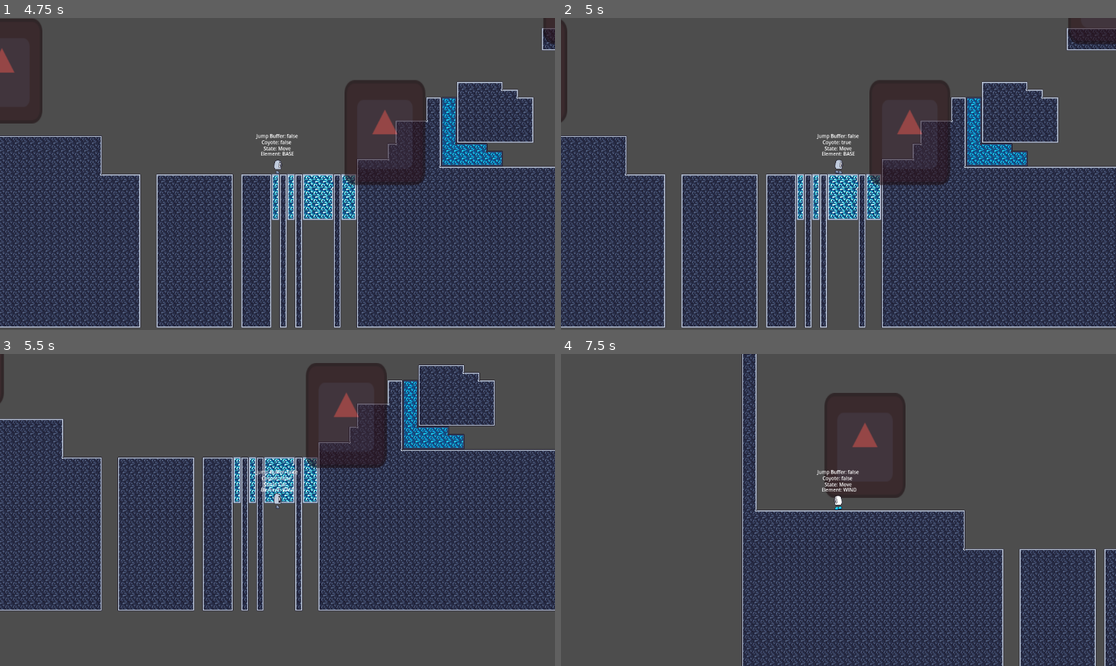
Above: before the commit, frames 1-4 (two rows, left to right).
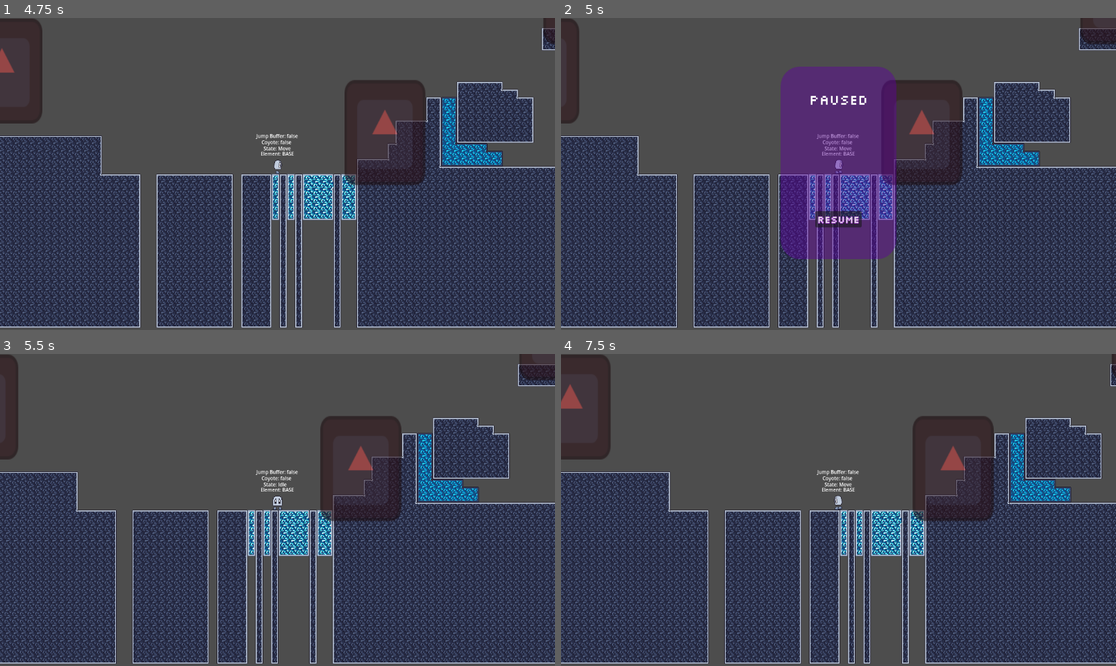
Above: after the commit, the same moments.

Repository: tkm3d1a/Piratesoftware_gamejam15
Game: Godot game, scene res://scenes/ui/start_menu.tscn
The game is run twice, just before and just after one commit, with the same random seed, the same clock (stepped at 60 frames per second) and the same inputs. The engine's default icon, where the game draws it, is replaced by a stand-in: a white triangle on a blue panel in a dark square.
Inputs (mouse positions are in pixels of both pictures, inside the frame that each line leads up to):
- Up to frame 1 (4.75 s): click "START" at 0.5 s; tap Enter at 1.25 s; hold S (transform_base) 1.28-2.03 s; hold D (move_right) 1.28-2.78 s; tap Space (jump) at 1.52, 2.27, 3.5, 3.77, 4.52 s; tap Q (transform_element) at 2.1, 3.6 s; hold A (move_left) 2.78-3.53 s; hold S (transform_base) 2.78-3.53 s; hold D (move_right) from 3.53 s (still down); hold S (transform_base) from 4.28 s (still down)
- Up to frame 2 (5 s): keep holding D (move_right); keep holding S (transform_base); tap Escape (pause) at 4.9 s
- Up to frame 3 (5.5 s): release D (move_right) at 5 s; release S (transform_base) at 5 s; click (277, 556) at 5 s, where only the run after the commit has a clickable "Resume"
- Up to frame 4 (7.5 s): hold A (move_left) 5.78-6.53 s; tap Q (transform_element) at 5.85, 7.35 s; tap Space (jump) at 6.02 s; hold D (move_right) 6.53-7.28 s; hold S (transform_base) 6.53-7.28 s; hold A (move_left) from 7.28 s (still down)

Frame 1 is identical in both runs. In frame 2, 42% of the frame differs, in the area x 0-100%, y 0-100%; in frame 3, 52%; in frame 4, 51%.

Commit message:
enabled pausing

Diff:
--- a/scenes/characters/player/player.tscn
+++ b/scenes/characters/player/player.tscn
@@ -11,6 +11,7 @@
 [ext_resource type="Texture2D" uid="uid://0ydtljb7tcf" path="res://assets/art/character/fire_sprites.png" id="6_w6hdk"]
 [ext_resource type="Script" path="res://scripts/characters/player_states/move.gd" id="6_y10j3"]
 [ext_resource type="Script" path="res://scripts/characters/player_states/fall.gd" id="7_m2wyd"]
+[ext_resource type="PackedScene" uid="uid://cyvbquuov0mr1" path="res://scenes/ui/pause_screen.tscn" id="12_8qjiu"]
 
 [sub_resource type="RectangleShape2D" id="RectangleShape2D_her8j"]
 size = Vector2(18, 29)
@@ -226,3 +227,8 @@
 offset_bottom = -63.0
 theme_override_font_sizes/font_size = 10
 text = "Jump Buffer: <<>>"
+
+[node name="PauseScreen" parent="." instance=ExtResource("12_8qjiu")]
+visible = false
+offset_top = -323.0
+offset_bottom = -323.0
--- a/scenes/ui/pause_screen.tscn
+++ b/scenes/ui/pause_screen.tscn
@@ -1,21 +1,24 @@
-[gd_scene load_steps=3 format=3 uid="uid://cyvbquuov0mr1"]
+[gd_scene load_steps=4 format=3 uid="uid://cyvbquuov0mr1"]
 
+[ext_resource type="Script" path="res://scripts/ui/pause_screen.gd" id="1_plv7l"]
 [ext_resource type="Theme" uid="uid://8wb783ey1y5n" path="res://assets/themes/default_theme.tres" id="1_vkx1k"]
 
 [sub_resource type="StyleBoxFlat" id="StyleBoxFlat_fvh7s"]
-bg_color = Color(0.370974, 0.00154866, 0.631857, 0.196078)
+bg_color = Color(0.372549, 0, 0.631373, 0.443137)
 corner_radius_top_left = 40
 corner_radius_top_right = 40
 corner_radius_bottom_right = 40
 corner_radius_bottom_left = 40
 
-[node name="PauseScreen" type="Control"]
+[node name="PauseScreen" type="Control" groups=["pause"]]
+process_mode = 2
 layout_mode = 3
 anchors_preset = 15
 anchor_right = 1.0
 anchor_bottom = 1.0
 grow_horizontal = 2
 grow_vertical = 2
+script = ExtResource("1_plv7l")
 
 [node name="Panel" type="Panel" parent="."]
 layout_mode = 1
@@ -39,7 +42,7 @@
 theme_override_font_sizes/font_size = 28
 text = "PAUSED"
 
-[node name="Button" type="Button" parent="Panel"]
+[node name="ResumeButton" type="Button" parent="Panel"]
 layout_mode = 0
 offset_left = 72.0
 offset_top = 300.0
--- a/scripts/autoloads/level_manager.gd
+++ b/scripts/autoloads/level_manager.gd
@@ -1 +1,8 @@
 extends Node
+
+func on_pause_pressed() -> void:
+	var pause_node: Node = get_tree().get_first_node_in_group("pause")
+	if pause_node:
+		if pause_node is PauseScreen:
+			get_tree().paused = true
+			pause_node.show()
--- a/scripts/characters/player_states/fall.gd
+++ b/scripts/characters/player_states/fall.gd
@@ -32,6 +32,9 @@
 	return null
 
 func process_input(_event: InputEvent) -> State:
+	if Input.is_action_just_pressed("pause"):
+		level_manager.on_pause_pressed()
+
 	if parent.can_transform:
 		if Input.is_action_just_pressed("transform_element"):
 			parent.transform()
--- a/scripts/characters/player_states/idle.gd
+++ b/scripts/characters/player_states/idle.gd
@@ -24,6 +24,9 @@
 	return null
 
 func process_input(_event: InputEvent) -> State:
+	if Input.is_action_just_pressed("pause"):
+		level_manager.on_pause_pressed()
+
 	if parent.can_transform:
 		if Input.is_action_just_pressed("transform_element"):
 			parent.transform()
--- a/scripts/characters/player_states/jump.gd
+++ b/scripts/characters/player_states/jump.gd
@@ -36,6 +36,9 @@
 	return null
 
 func process_input(_event: InputEvent) -> State:
+	if Input.is_action_just_pressed("pause"):
+		level_manager.on_pause_pressed()
+
 	if parent.can_transform:
 		if Input.is_action_just_pressed("transform_element"):
 			parent.transform()
--- a/scripts/characters/player_states/move.gd
+++ b/scripts/characters/player_states/move.gd
@@ -36,6 +36,9 @@
 	return null
 
 func process_input(_event: InputEvent) -> State:
+	if Input.is_action_just_pressed("pause"):
+		level_manager.on_pause_pressed()
+
 	if parent.can_transform:
 		if Input.is_action_just_pressed("transform_element"):
 			parent.transform()
--- /dev/null
+++ b/scripts/ui/pause_screen.gd
@@ -0,0 +1,14 @@
+class_name PauseScreen extends Control
+
+@onready var resume_btn: Button = get_node("Panel/ResumeButton")
+
+func _ready() -> void:
+	resume_btn.pressed.connect(on_resume)
+
+# func _unhandled_input(_event: InputEvent) -> void:
+# 	if Input.is_action_just_pressed("pause") and get_tree().paused:
+# 		on_resume()
+
+func on_resume() -> void:
+	visible = false
+	get_tree().paused = false
Not shown: 1 places in scenes/characters/player/player.tscn that only renumber resources
